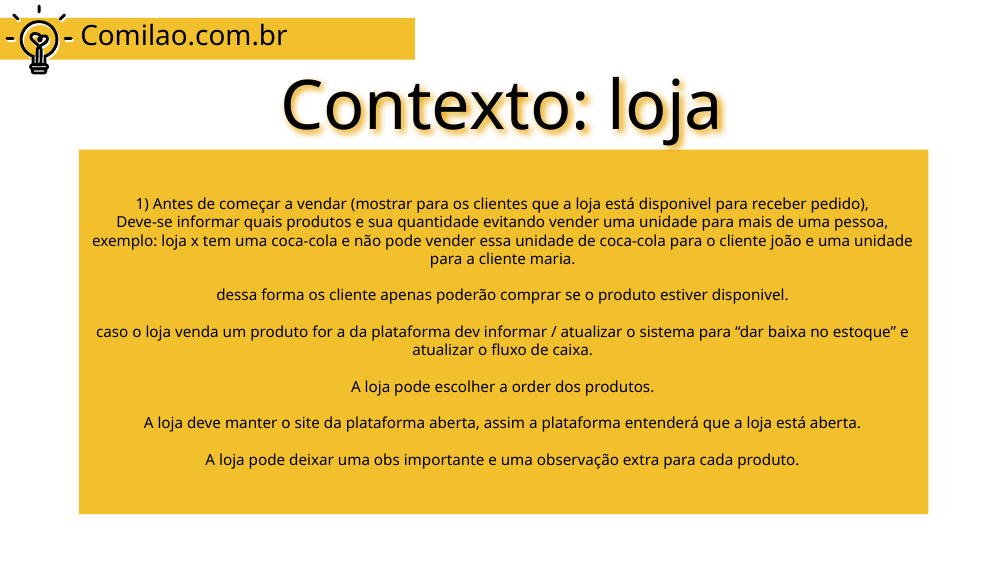
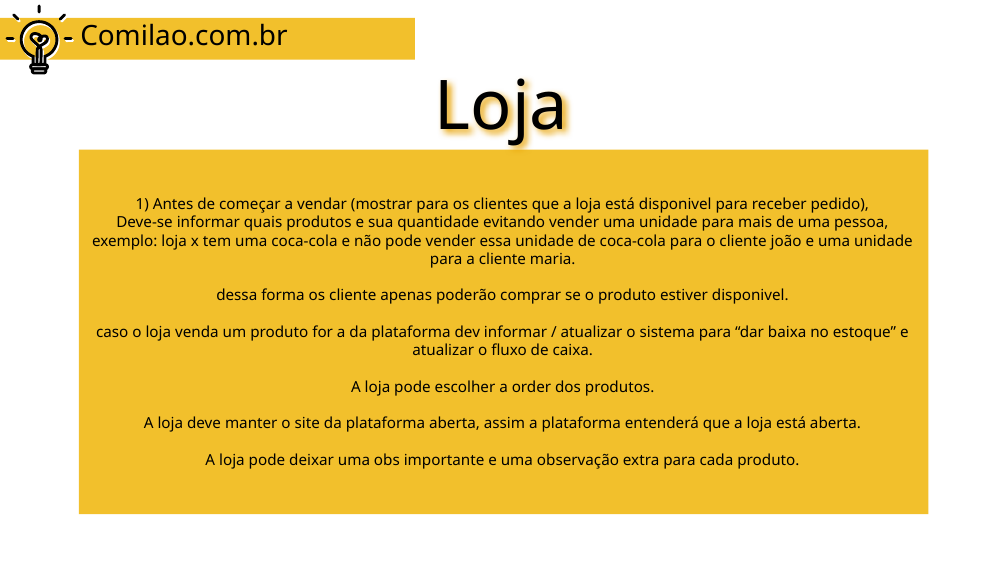
Before and after one commit to DeveloperBreno/OrderAPI, a slide deck: slide 5 of docs/Dominio.odp. Drawn at 1008x567 pixels with LibreOffice and Linux fonts; fonts in the diff are those of the drawing. Boxes give left, top, right and bottom in pixels: in the first picture for what was removed or moved away, otherwise in the second. Text is boxed around its words. In the diff, an @@ line names an element or a change of style, - is before the commit and + after.

```diff
--- a/docs/Dominio.odp
+++ b/docs/Dominio.odp
@@ title at [435, 78, 569, 146]: text changed @@
-Contexto: loja
+Loja
```
Also in this commit, not shown: 2 other slides changed, 1 other file.
